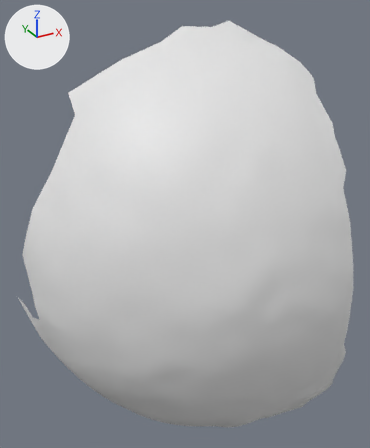
The OBJ model res/final/onecam_fullvolume/cleanedup/FullVolium.000405.obj: old version first, new version second.
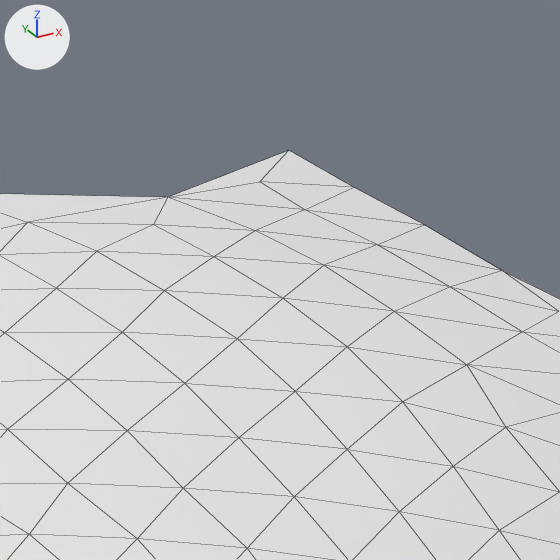
Old and new are each drawn whole from a 50 mm camera at (385.7, -573.4, 650.8) aimed at (462.9, -433.2, 580.7) and again close up on the part from 51% to 72% of the width and 0% to 17% of the height. Arrows for +X, +Y and +Z are at upper left; the lights stay in place. The close-ups show mesh edges as thin lines. Where no turn or scale is listed for an object, it has been applied to the vertices.

Script lines for the objects in view, before the commit:
```python
me_fullvolium_000405 = bpy.data.meshes.new('FullVolium.000405')
me_fullvolium_000405.from_pydata(...)  # 1212 vertices, 2354 faces; spans x 411.3..507.1, y -482.7..-391.5, z 494.0..643.5
# before: 1031 (498.6, -407.9, 642.0) at pixel (353, 187), 1059 (498.4, -402.3, 643.5) at pixel (288, 150), 1063 (487.5, -408.5, 641.8) at pixel (167, 197), 1180 (493.8, -406.8, 642.3) at pixel (259, 181)
ob_fullvolium_000405 = bpy.data.objects.new('FullVolium.000405', me_fullvolium_000405)
ob_fullvolium_000405.location = (0.0, 0.0, 0.0)
```
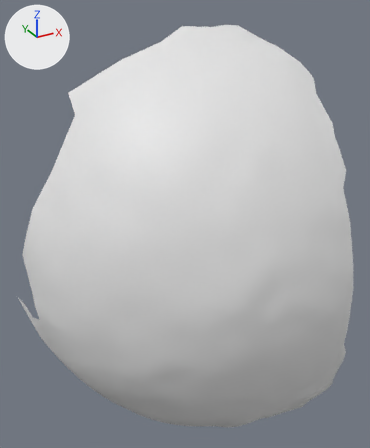
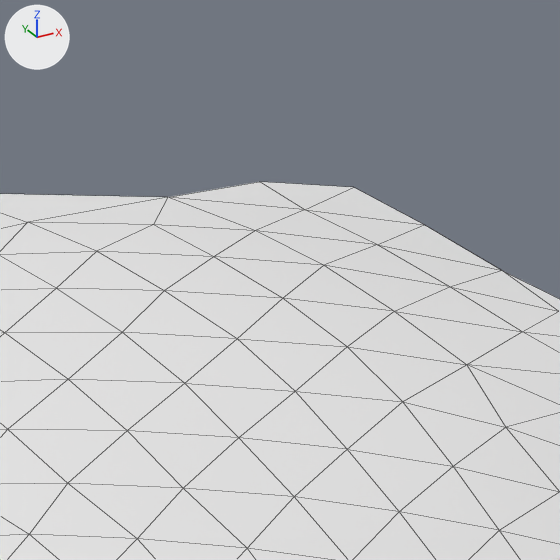
Pixel boxes (x1, y1, x2, y2) of what changed, in the close-ups (560 x 560 px):
```json
{"object": "FullVolium.000405", "change": "reshaped", "before": [0, 150, 560, 560], "after": [0, 182, 560, 560]}
{"part": 1, "of": "me_fullvolium_000405", "change": "deleted", "before": [169, 150, 352, 197]}
```

Edits to the scene script, one JSON object a line:
```json
{"block": "me_fullvolium_000405", "where": "me_fullvolium_000405.from_pydata(...)  # 1212 vertices, 2354 faces; spans x 411.3..507.1, y -482.7..-391.5, z 494.0..643.5"}
{"block": "me_fullvolium_000405", "where": "# used by ob_fullvolium_000405; location = (0.0, 0.0, 0.0)"}
{"block": "me_fullvolium_000405", "where": "# verts and faces of me_fullvolium_000405; kept vertices keep their numbers, new ones are numbered from 1212"}
{"block": "me_fullvolium_000405", "change": "me_fullvolium_000405 part 1"}
{"op": "add", "block": "me_fullvolium_000405", "code": "delete_vertices([1059])  # with the faces that use them"}
```
